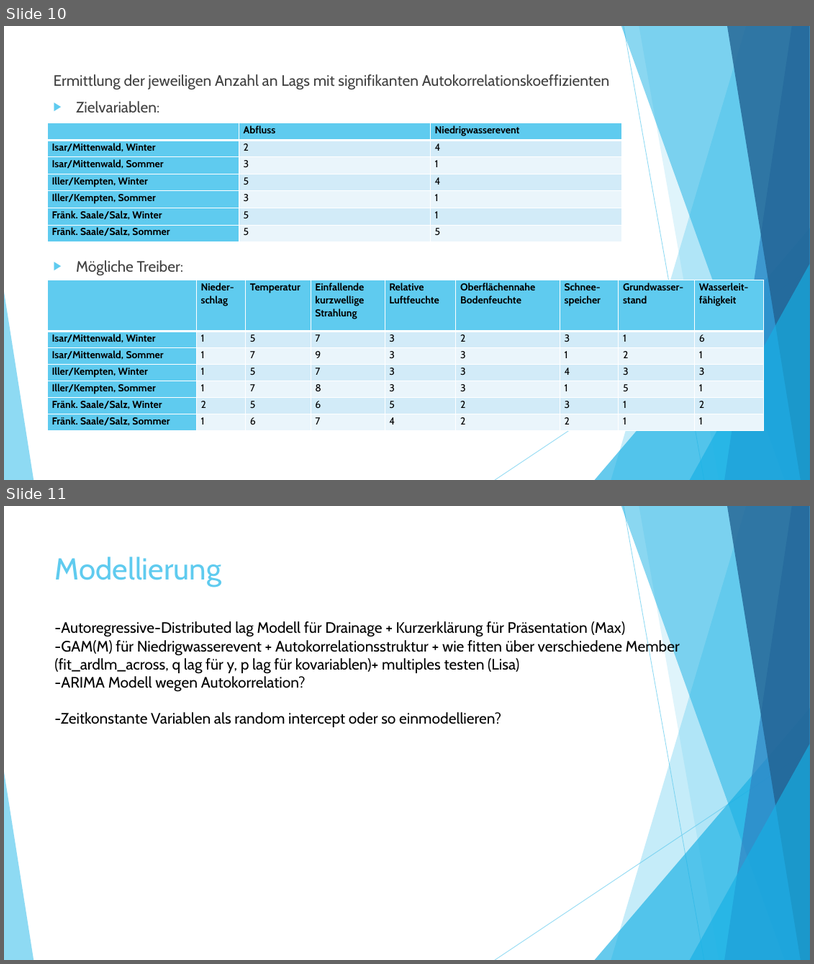
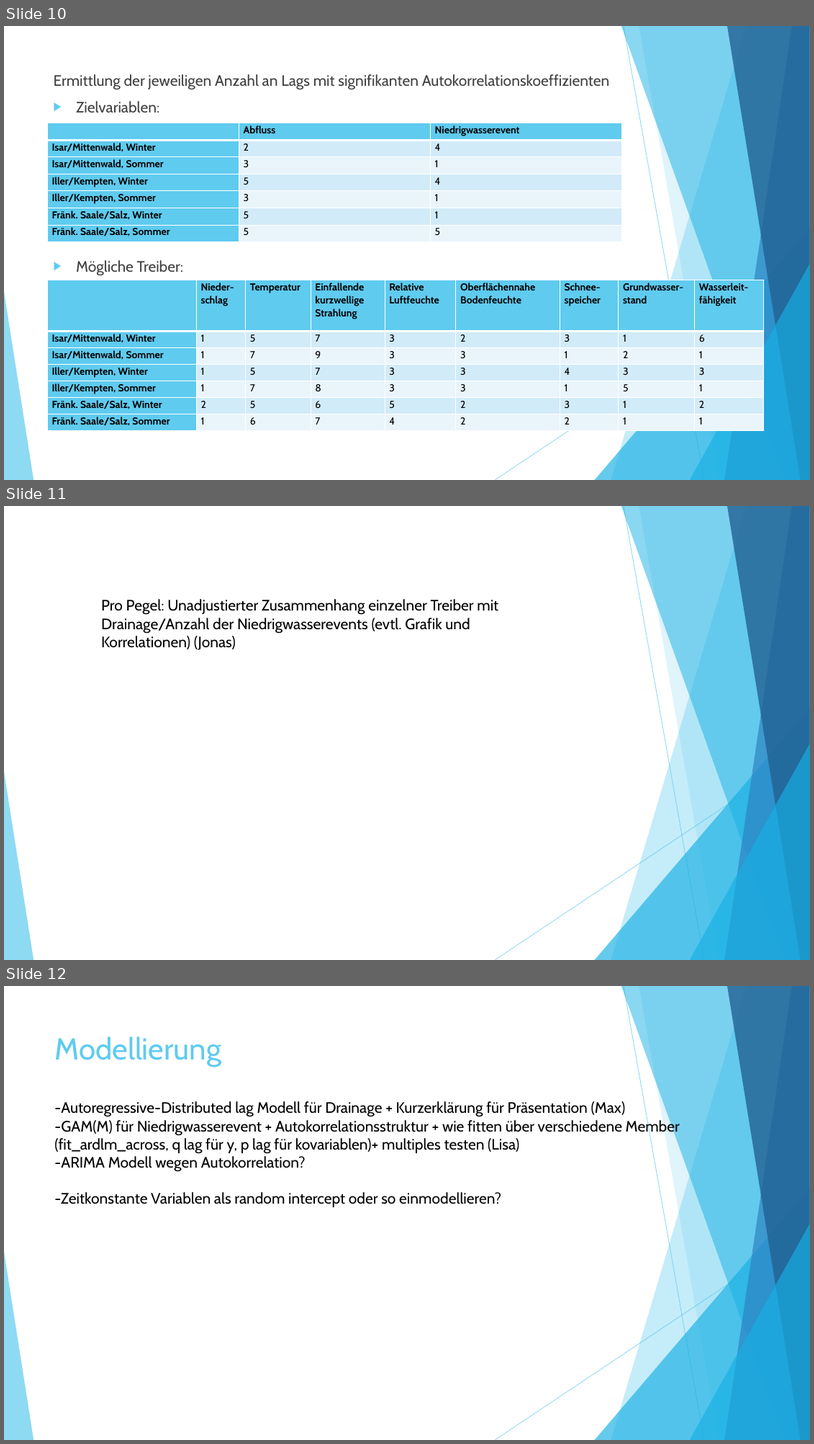
Before and after one commit to StatPrak-Droughts/Drought-Project, a slide deck: Zwischenpräsentation.pptx. Shown one above the other, each under a label of ours: slides 10 and 11 before the commit, slides 10, 11 and 12 after it. The pictures are 814x964 and 814x1444 pixels, drawn with LibreOffice and Linux fonts; fonts in the diff are those of the drawing. Boxes give left, top, right and bottom in pixels: in the first picture for what was removed or moved away, otherwise in the second. Text is boxed around its words. In the diff, an @@ line names an element or a change of style, - is before the commit and + after.

```diff
--- a/Zwischenpräsentation.pptx
+++ b/Zwischenpräsentation.pptx
@@ slide 11 added at [4,506,810,960], background #FFFFFF; not listed: 10 template elements that a slide beside it also shows @@
@@ text added at [101,599,499,650], 18 pt, text #000000 @@
+Pro Pegel: Unadjustierter Zusammenhang einzelner Treiber mit Drainage/Anzahl der Niedrigwasserevents (evtl. Grafik und Korrelationen) (Jonas)
@@ what was slide 11 is now slide 12 @@
```
Also in this commit, not shown: 1 slide changed.
